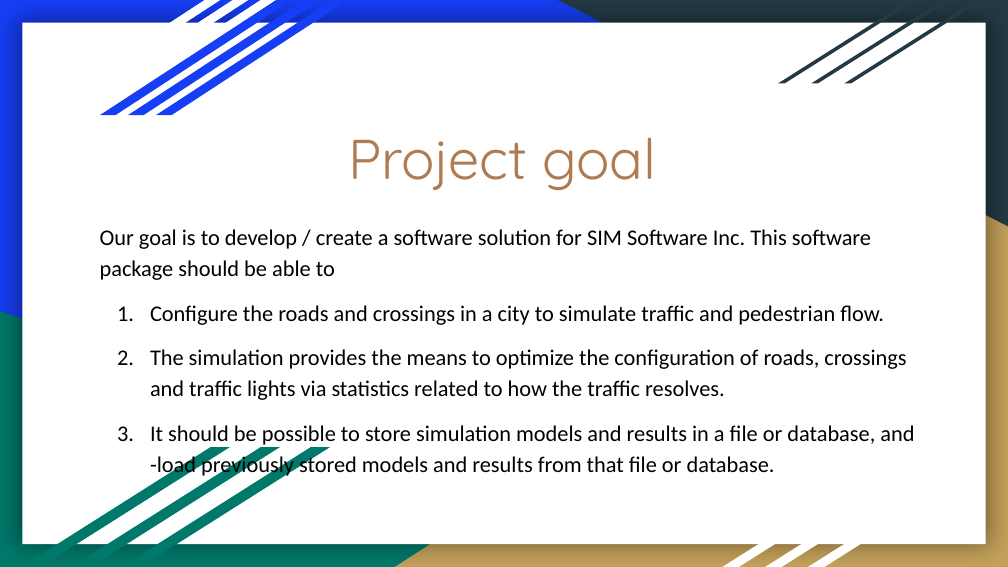
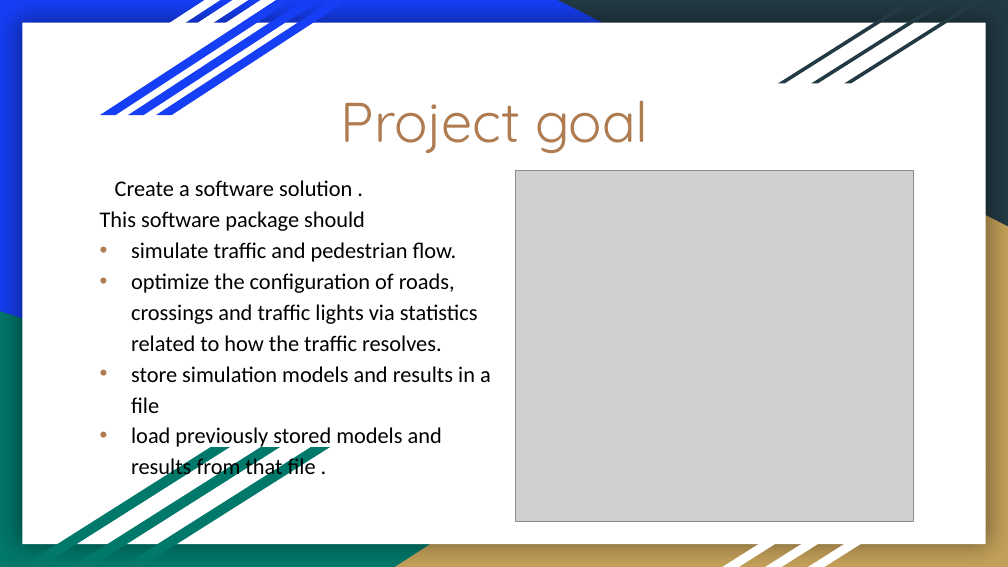
Before and after one commit to dholonakter/Csharp-Traffic-Simulation, a slide deck: slide 4 of First_version_of_the_presentation.pptx. Drawn at 1008x567 pixels with LibreOffice and Linux fonts; fonts in the diff are those of the drawing; grey boxes stand for pictures. Boxes give left, top, right and bottom in pixels: in the first picture for what was removed or moved away, otherwise in the second. Text is boxed around its words. In the diff, an @@ line names an element or a change of style, - is before the commit and + after.

Commit message:
Final version of the presentation

```diff
--- a/First_version_of_the_presentation.pptx
+++ b/First_version_of_the_presentation.pptx
@@ title "Project goal": place and size @@
-title "Project goal" at box(348, 137, 656, 190)
+title "Project goal" at box(341, 100, 648, 153)
@@ picture added at box(516, 170, 913, 522) @@
@@ subtitle at box(100, 180, 491, 481): text changed @@
-Our goal is to develop / create a software solution for SIM Software Inc. This software package should be able to
-1. Configure the roads and crossings in a city to simulate traffic and pedestrian flow.
-2. The simulation provides the means to optimize the configuration of roads, crossings and traffic lights via statistics related to how the traffic resolves.
-3. It should be possible to store simulation models and results in a file or database, and -load previously stored models and results from that file or database.
+Create a software solution .
+This software package should
+• simulate traffic and pedestrian flow.
+• optimize the configuration of roads, crossings and traffic lights via statistics related to how the traffic resolves.
+• store simulation models and results in a file
+• load previously stored models and results from that file .
```
Also in this commit, not shown: 3 other slides changed, 2 other files.
